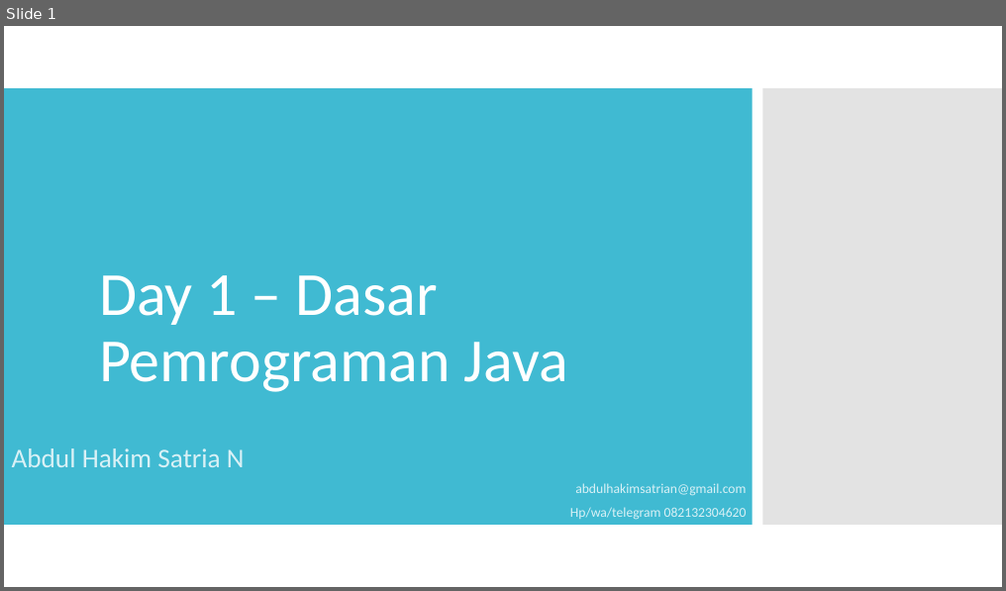
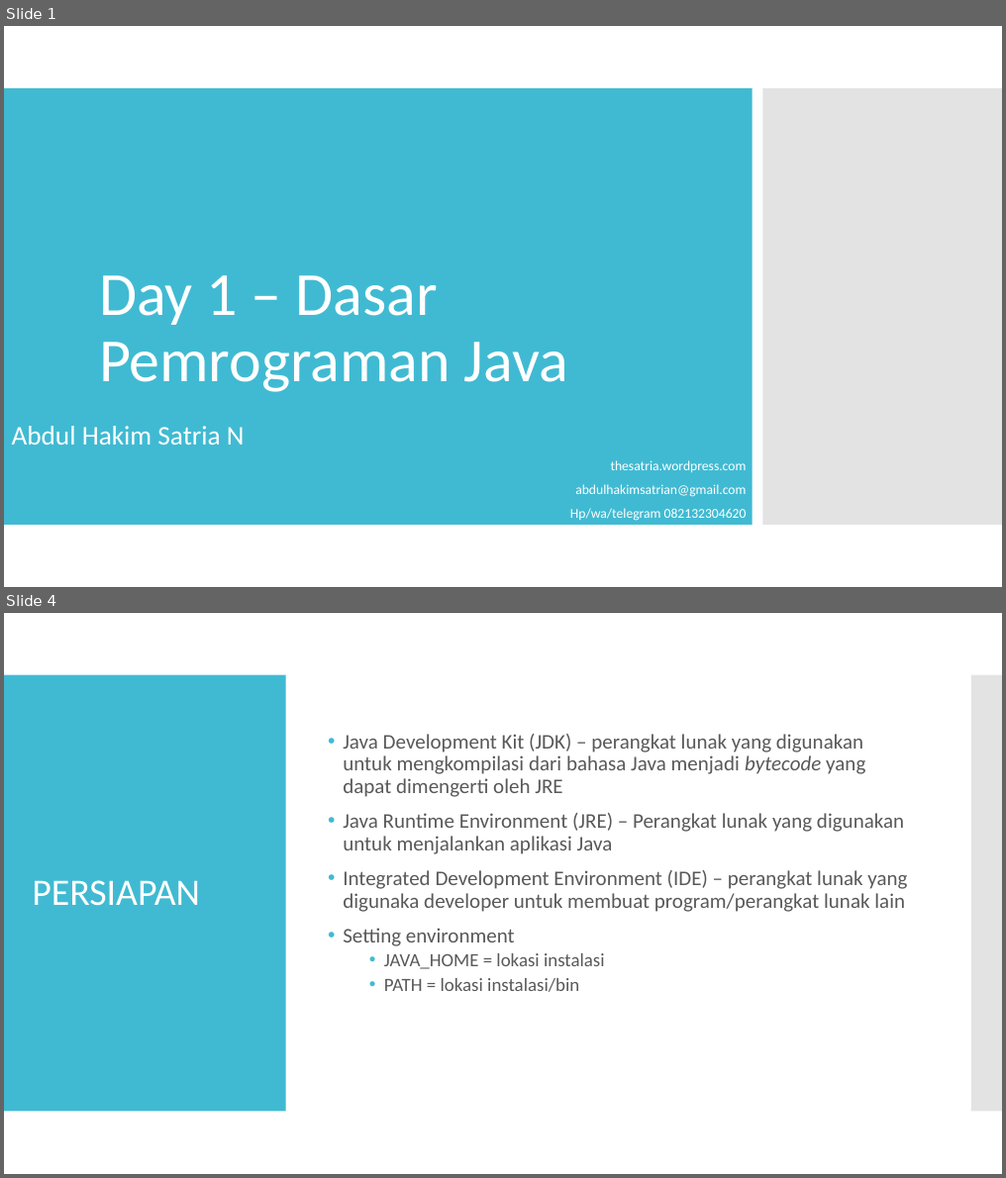
Before and after one commit to satrianusantara/JavaBasic, a slide deck: Materi/Day 1 – Dasar Pemrograman Java.ppt. Shown one above the other, each under a label of ours: slide 1 before the commit, slides 1 and 4 after it; the slides between them are not shown. The pictures are 1006x591 and 1006x1178 pixels, drawn with LibreOffice and Linux fonts; fonts in the diff are those of the drawing. Boxes give left, top, right and bottom in pixels: in the first picture for what was removed or moved away, otherwise in the second. Text is boxed around its words. In the diff, an @@ line names an element or a change of style, - is before the commit and + after.

```diff
--- a/Materi/Day 1 – Dasar Pemrograman Java.ppt
+++ b/Materi/Day 1 – Dasar Pemrograman Java.ppt
@@ slide 4 added at (4,613,1002,1174), background #FFFFFF @@
@@ rectangle added at (4,675,286,1111), fill #40BAD2 @@
@@ rectangle added at (970,675,1002,1111), fill #C8C8C8 at 50% opacity @@
@@ text added at (343,734,907,992), 20 pt, text #595959 @@
+• Java Development Kit (JDK) – perangkat lunak yang digunakan untuk mengkompilasi dari bahasa Java menjadi bytecode yang dapat dimengerti oleh JRE
+• Java Runtime Environment (JRE) – Perangkat lunak yang digunakan untuk menjalankan aplikasi Java
+• Integrated Development Environment (IDE) – perangkat lunak yang digunaka developer untuk membuat program/perangkat lunak lain
+• Setting environment
+  • JAVA_HOME = lokasi instalasi
+  • PATH = lokasi instalasi/bin
@@ title added at (32,880,200,906), 36 pt, text #FFFFFF @@
+PERSIAPAN
@@ slide 1 changed as well @@
@@ subtitle "Abdul Hakim Satria N": place and size @@
-subtitle "Abdul Hakim Satria N" at (12,449,746,520)
+subtitle "Abdul Hakim Satria N" at (12,426,746,521)
@@ subtitle at (12,426,746,521): text colour #D9F1F6 to #FFFFFF in "Abdul Hakim Satria N", "abdulhakimsatrian@gmail.com", "Hp/wa/telegram 082132304620" @@
@@ subtitle at (611,461,746,472): paragraph added @@
+thesatria.wordpress.com
```
Also in this commit, not shown: 19 other slides added, 6 slides removed.
